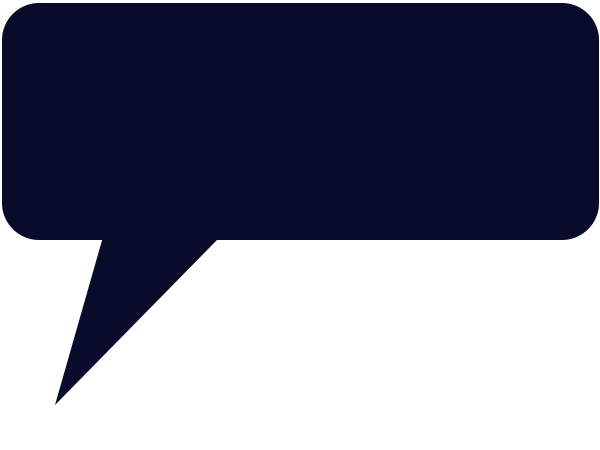
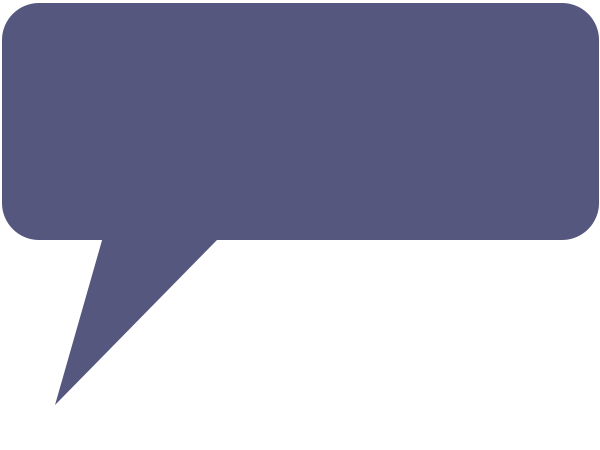
Layers edited between the first and the second 600x450 image:
painted on "三角形 1" over [55, 70, 299, 405]
painted on "長方形 1" over [2, 3, 599, 240]
